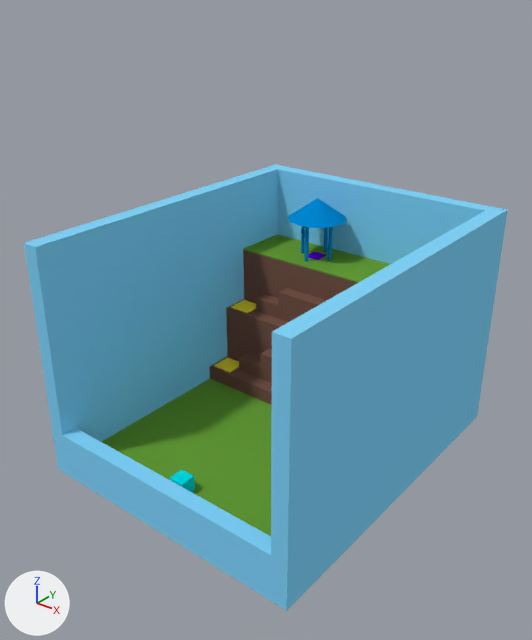
One commit to the Blender file obj/level3_Collaboration/level3_Collaboration.blend: the scene before it, then after it.
Camera for both pictures: a 50 mm camera at (24.7, -38.2, 28.6) aimed at (0.3, -7.8, 9.7). Arrows for +X, +Y and +Z are at lower left; the lights stay in place. Objects named as collision shapes, trigger or cutter boxes, shadow casters or lower levels of detail are left out.

In view in the first picture: 'Activator.102.3', 'Activator.104', 'Floor.000', 'Floor.002', 'Floor.004', 'Floor.006', 'Floor.008', 'Floor.014', 'Floor.015', 'Wall.005.Boundary', 'Wall.006.Boundary', 'Wall.007.Boundary', 'Wall.008.Boundary', 'Wall.100.Cylinder.ExitIndicator', 'Wall.101.Cylinder.ExitIndicator', 'Wall.102.Cylinder.ExitIndicator', 'Wall.103.Cylinder.ExitIndicator', 'Wall.104.Cone.ExitIndicator'.
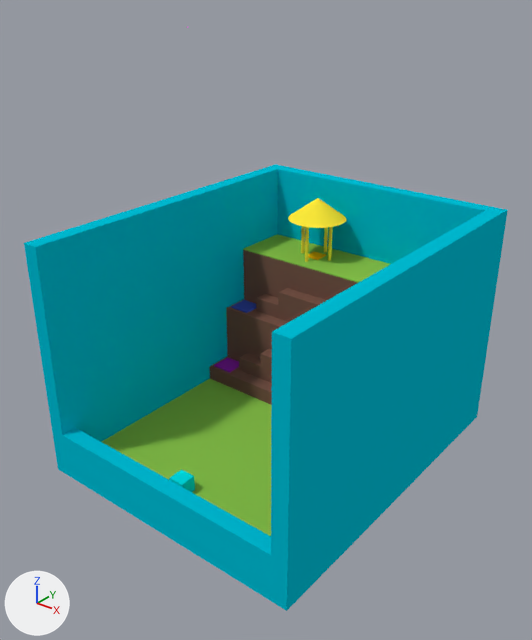
Boxes [x1, y1, x2, y2] around the edits, measured in the pictures (532 x 640 px):
```json
{"object": "Wall.007.Boundary", "change": "recoloured", "before": [271, 207, 508, 611], "after": [271, 207, 508, 611], "on screen": "blue to cyan"}
{"object": "Wall.006.Boundary", "change": "recoloured", "before": [24, 164, 286, 475], "after": [24, 164, 286, 475], "on screen": "blue to cyan"}
{"object": "Floor.006", "change": "recoloured", "before": [102, 379, 272, 536], "after": [102, 379, 272, 536]}
{"object": "Wall.005.Boundary", "change": "recoloured", "before": [62, 428, 271, 601], "after": [62, 428, 271, 601], "on screen": "blue to cyan"}
{"object": "Wall.008.Boundary", "change": "recoloured", "before": [277, 167, 491, 264], "after": [277, 167, 491, 264], "on screen": "blue to cyan"}
{"object": "Floor.000", "change": "recoloured", "before": [243, 234, 390, 283], "after": [243, 234, 390, 283]}
{"object": "Wall.104.Cone.ExitIndicator", "change": "recoloured", "before": [288, 198, 346, 228], "after": [288, 198, 346, 228], "on screen": "blue to yellow"}
{"object": "Activator.102.3", "change": "recoloured", "before": [214, 358, 239, 373], "after": [214, 358, 239, 373]}
{"object": "Activator.104", "change": "recoloured", "before": [231, 300, 256, 313], "after": [231, 300, 256, 313], "on screen": "yellow to blue"}
{"object": "Wall.103.Cylinder.ExitIndicator", "change": "recoloured", "before": [305, 227, 309, 262], "after": [305, 227, 309, 262]}
{"object": "Wall.101.Cylinder.ExitIndicator", "change": "recoloured", "before": [328, 227, 333, 261], "after": [328, 227, 333, 261]}
{"object": "Wall.100.Cylinder.ExitIndicator", "change": "recoloured", "before": [301, 226, 305, 253], "after": [301, 226, 305, 253]}
```

The change, as JSON lines over the scene's bpy script:
```json
{"op": "set", "path": "mat_grass.base_color", "old": "(0.138, 0.347, 0.0395)", "new": "(0.258, 0.546, 0.0685)", "note": "green #689f38 -> green #8bc34a"}
{"op": "set", "path": "mat_exit_indicator.base_color", "old": "(0.000607, 0.246, 0.638)", "new": "(1.0, 0.831, 0.0437)", "note": "blue #0288d1 -> yellow #ffeb3b"}
{"op": "set", "path": "mat_activator.base_color", "old": "(1.0, 0.831, 0.0437)", "new": "(0.905, 0.0561, 0.0369)", "note": "yellow #ffeb3b -> red #f44336"}
{"op": "set", "path": "mat_sky.base_color", "old": "(0.22, 0.658, 0.956)", "new": "(0.0, 0.503, 0.658)", "note": "blue #81d4fa -> cyan #00bcd4"}
```
